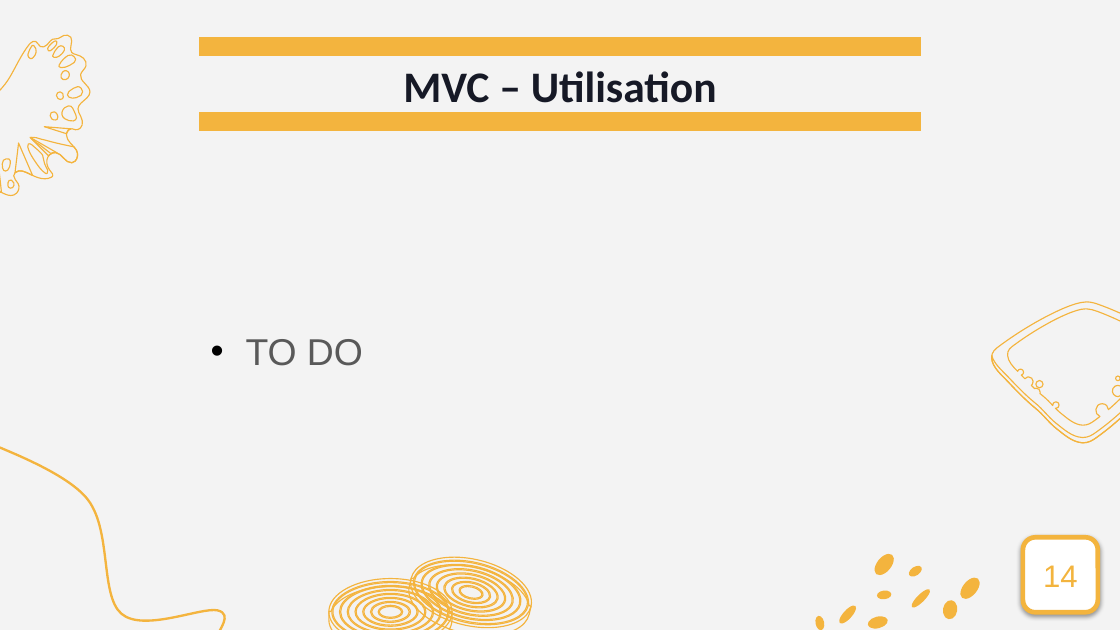
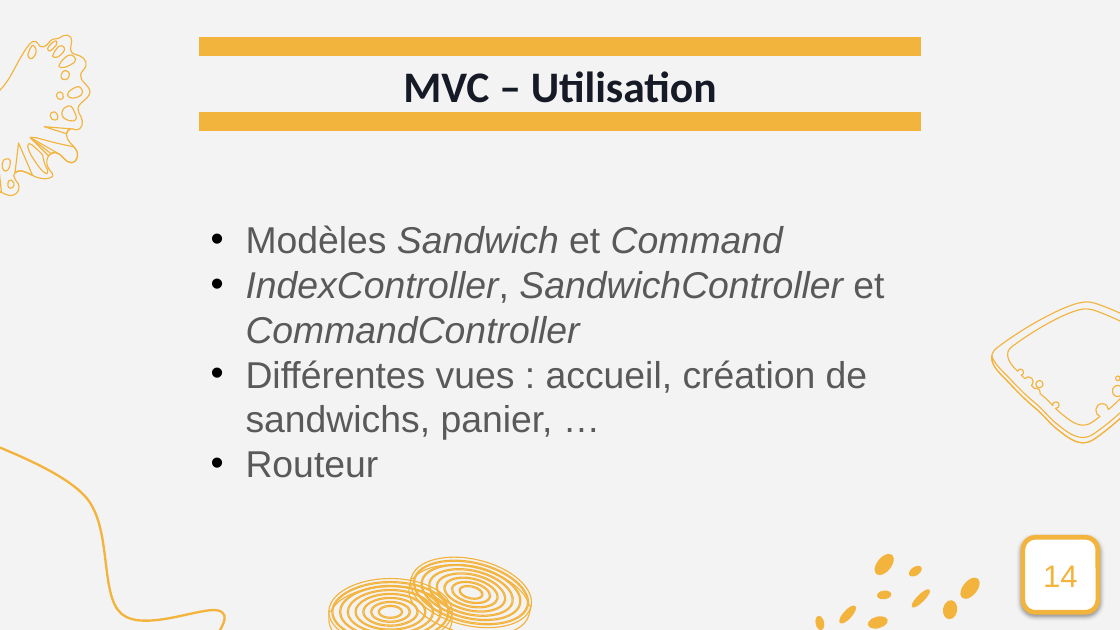
Before and after one commit to guillaumemouchet/Design-Pattern, a slide deck: slide 14 of Projet/DP_Presentation_V2.pptx. Drawn at 1120x630 pixels with LibreOffice and Linux fonts; fonts in the diff are those of the drawing. Boxes give left, top, right and bottom in pixels: in the first picture for what was removed or moved away, otherwise in the second. Text is boxed around its words. In the diff, an @@ line names an element or a change of style, - is before the commit and + after.

```diff
--- a/Projet/DP_Presentation_V2.pptx
+++ b/Projet/DP_Presentation_V2.pptx
@@ text at bbox=[246, 225, 884, 478]: text changed @@
-• TO DO
+• Modèles Sandwich et Command
+• IndexController, SandwichController et CommandController
+• Différentes vues : accueil, création de sandwichs, panier, …
+• Routeur
```
Also in this commit, not shown: 7 other slides changed, 1 slide added, 1 slide removed.
